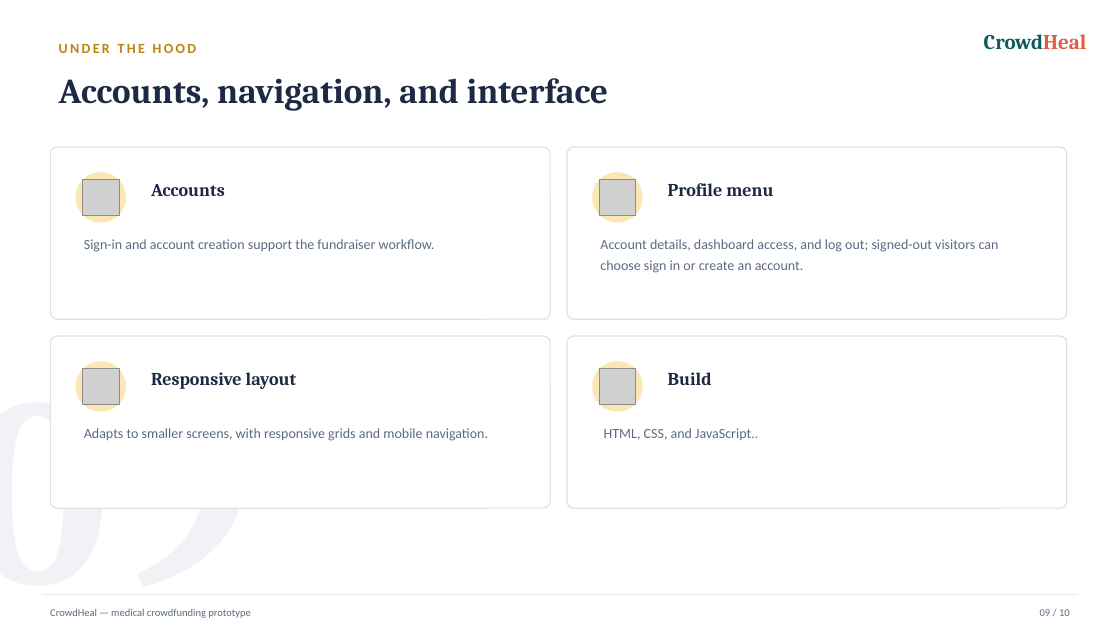
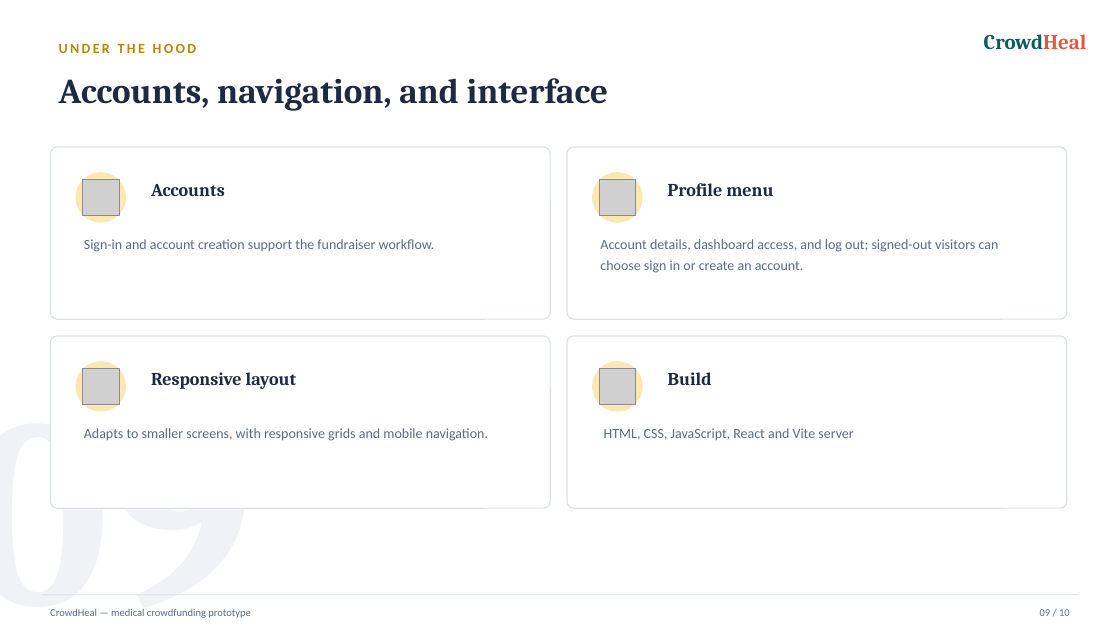
Before and after one commit to akshayreddy051288/crowdfunding-platform, a slide deck: slide 9 of CrowdHeal.pptx. Drawn at 1120x630 pixels with LibreOffice and Linux fonts; fonts in the diff are those of the drawing; grey boxes stand for pictures. Boxes give left, top, right and bottom in pixels: in the first picture for what was removed or moved away, otherwise in the second. Text is boxed around its words. In the diff, an @@ line names an element or a change of style, - is before the commit and + after.

```diff
--- a/CrowdHeal.pptx
+++ b/CrowdHeal.pptx
@@ text at [604,428,853,440]: text changed @@
-HTML, CSS, and JavaScript..
+HTML, CSS, JavaScript, React and Vite server
```
Also in this commit, not shown: 9 other slides changed, 12 other files.
